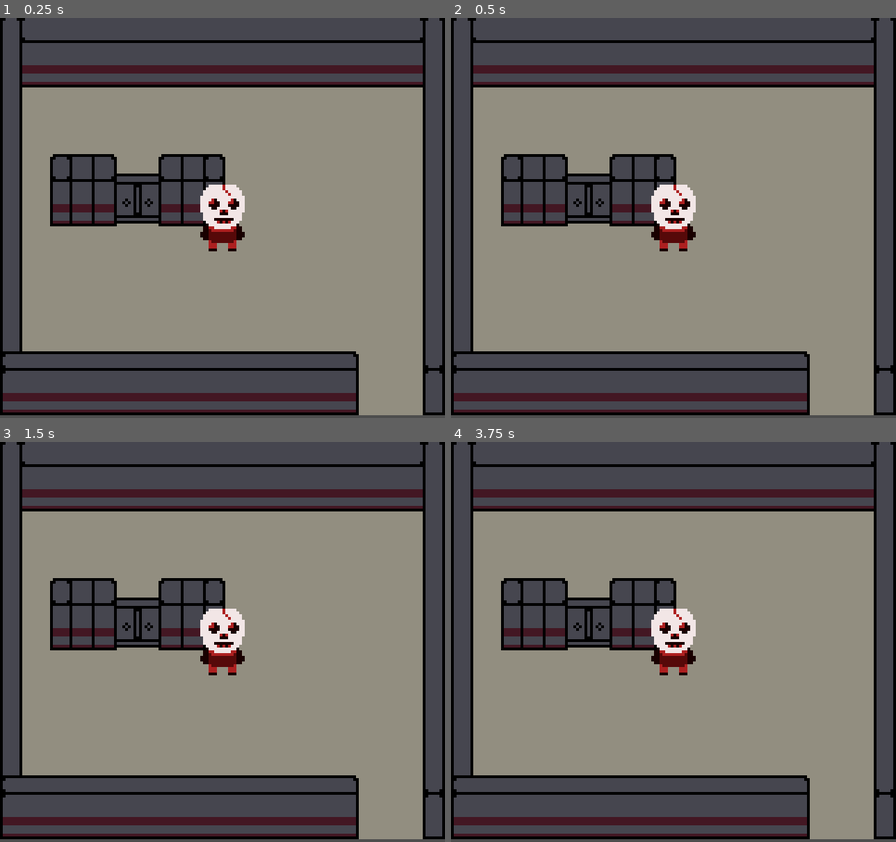
Above: before the commit, frames 1-4 (two rows, left to right).
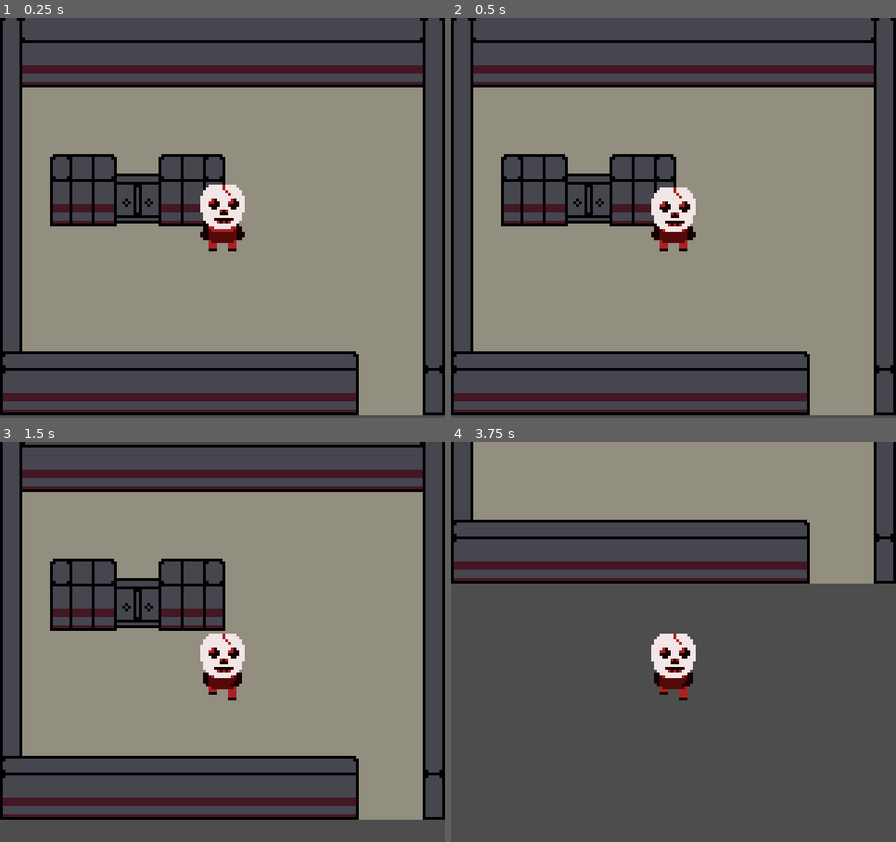
Above: after the commit, the same moments.

Repository: WillGuerreiros/GBJAM12
Game: Godot game, scene res://scenes/teste.tscn
Same seed, same stepped clock (60 frames per second), same inputs: the game is played once before the commit and once after it.
Inputs:
- Up to frame 1 (0.25 s): no input
- Up to frame 2 (0.5 s): no input
- Up to frame 3 (1.5 s): tap Enter at 1.25 s; hold Down (down_button) from 1.28 s (still down)
- Up to frame 4 (3.75 s): release Down (down_button) at 2.03 s; hold Down (down_button) from 3.53 s (still down)

Frame 1 is identical in both runs. In frame 2, 0.4% of the frame differs, in the area x 45-55%, y 41-54%; in frame 3, 26%; in frame 4, 75%, in the area x 0-100%, y 0-100%.

Commit message:
add movement

Diff:
--- a/scenes/player.tscn
+++ b/scenes/player.tscn
@@ -61,6 +61,8 @@
 [node name="player" type="CharacterBody2D" groups=["Player"]]
 motion_mode = 1
 script = ExtResource("1_7lprj")
+speed = 100.0
+accel = 1.0
 
 [node name="spriteanim" type="AnimatedSprite2D" parent="."]
 sprite_frames = SubResource("SpriteFrames_wjvs4")
--- a/scripts/player.gd
+++ b/scripts/player.gd
@@ -5,15 +5,48 @@
 @onready var spriteanim: AnimatedSprite2D = $spriteanim
 @onready var player: Player = $"."
 
-var state = ["idle_down","pickup_down","walk_down"]
+enum states {IDLE_DOWN, PICKUP_DOWN, WALK_DOWN}
 
+
+@export var currentState :states
+@export var speed: float
+@export var accel: float
 
 func _ready() -> void:
 	pass
 
 func _physics_process(_delta: float) -> void:
-	check_states()
+
+	if Input.is_action_pressed("down_button") :
+		currentState = states.WALK_DOWN
+	elif Input.is_action_just_released("down_button"):
+		currentState = states.IDLE_DOWN
+
+	match currentState:
+		states.IDLE_DOWN:
+			idle_down_function()
+		states.PICKUP_DOWN:
+			pickup_down_function()
+		states.WALK_DOWN:
+			walk_down_function()
 	move_and_slide()
 
-func check_states():
+func change_state(newState):
+	currentState = newState
 	pass
+
+func idle_down_function():
+	spriteanim.play("idle_animation")
+	if player.velocity > Vector2.ZERO:
+		print(player.velocity)
+		player.velocity -= player.velocity*accel
+
+func walk_down_function():
+	spriteanim.play("walk_down_animation")
+	if velocity.y < speed:
+		player.velocity.y += 1 + velocity.y*accel
+		print(player.velocity)
+
+
+func pickup_down_function():
+	pass
